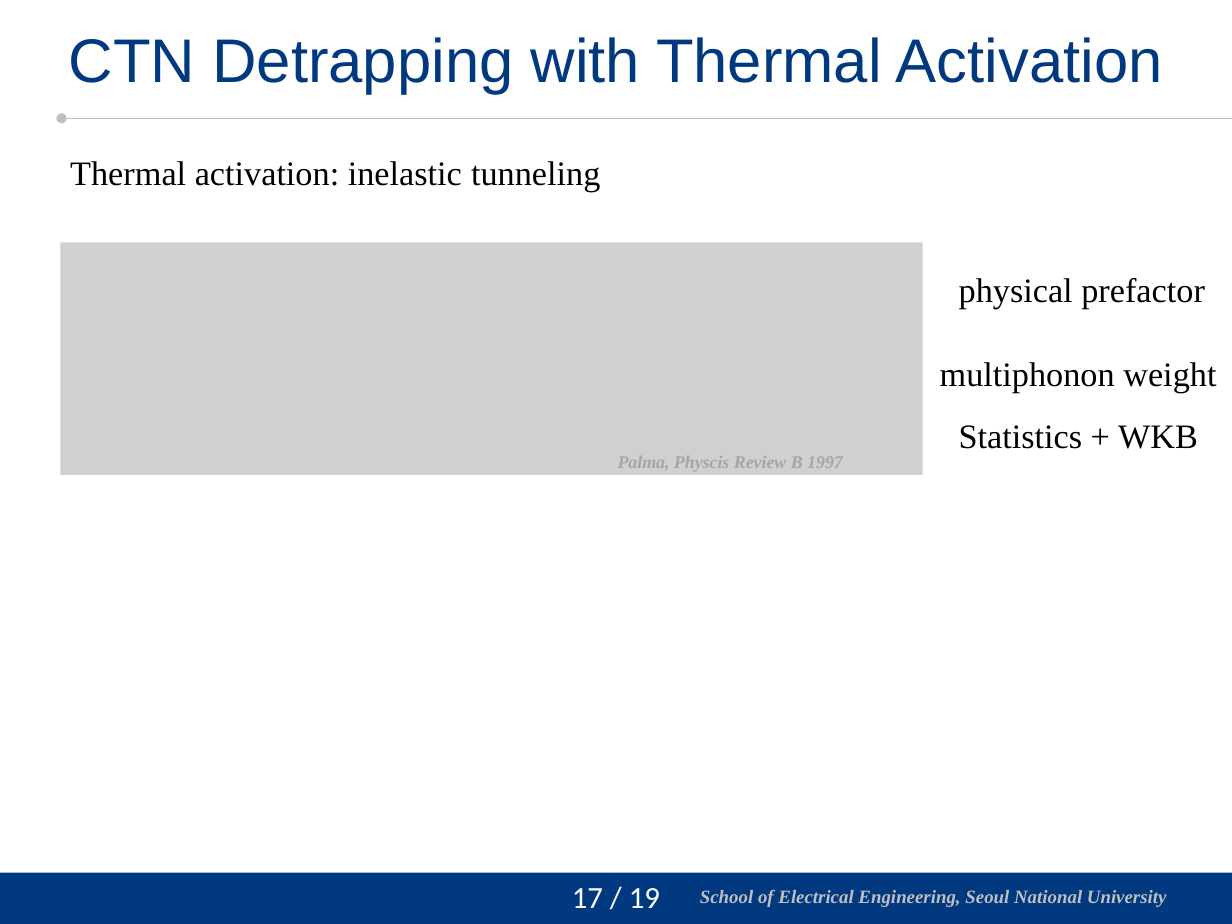
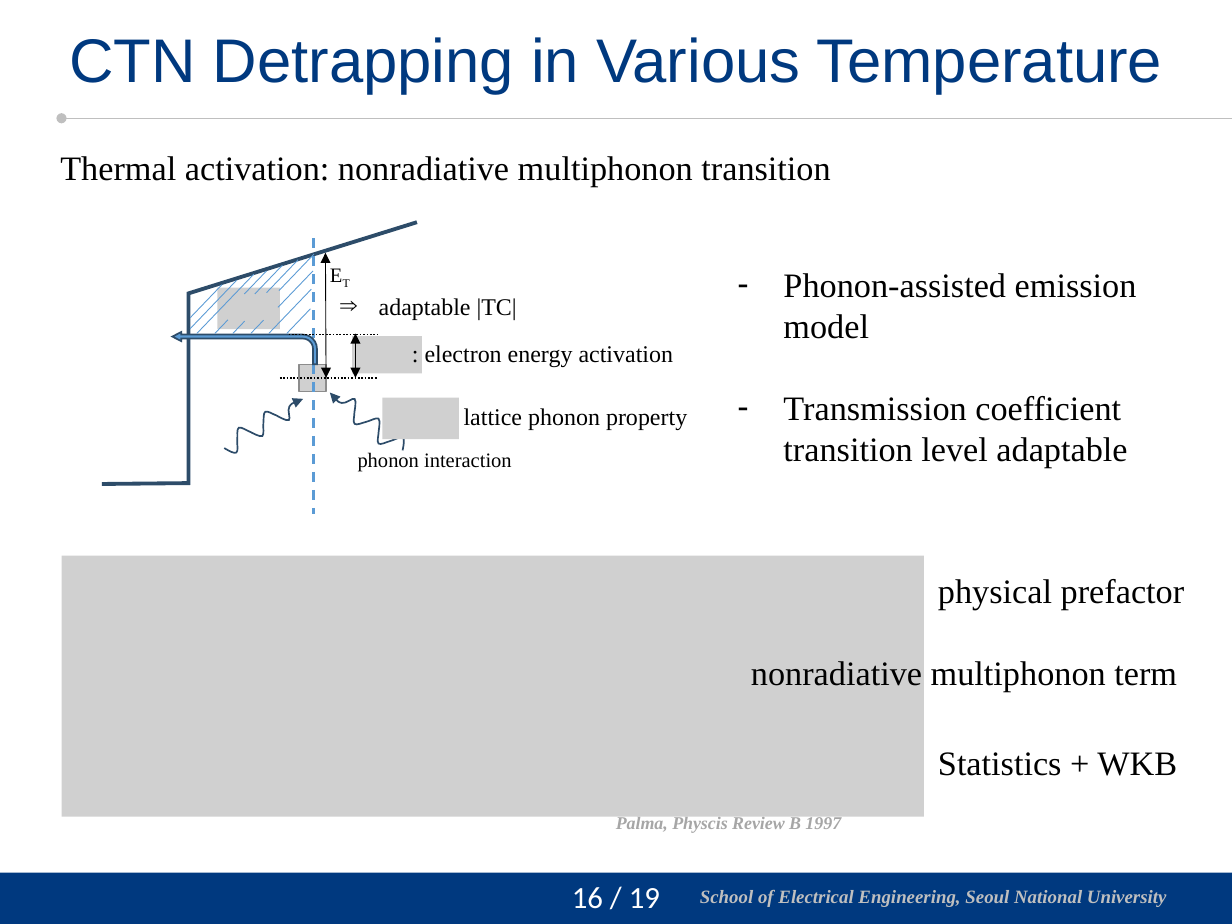
Before and after one commit to vectorcont62-dev/Graduation-SNU-MS, a slide deck: slide 17 of 진명 석사졸업 연구 정리 - 피드백 반영.pptx (slide 18 before the commit). Drawn at 1232x924 pixels with LibreOffice and Linux fonts; fonts in the diff are those of the drawing; grey boxes stand for pictures; background and template pictures are left out. Boxes give left, top, right and bottom in pixels: in the first picture for what was removed or moved away, otherwise in the second. Text is boxed around its words. In the diff, an @@ line names an element or a change of style, - is before the commit and + after.

Commit message:
Phonon assisted model added, presentation all edited

```diff
--- a/진명 석사졸업 연구 정리 - 피드백 반영.pptx
+++ b/진명 석사졸업 연구 정리 - 피드백 반영.pptx
@@ title at (69,37,1162,93): text changed @@
-CTN Detrapping with Thermal Activation
+CTN Detrapping in Various Temperature
@@ text at (60,156,830,187): text changed @@
-Thermal activation: inelastic tunneling
+Thermal activation: nonradiative multiphonon transition
@@ picture removed at (60,243,923,476) @@
@@ group added at (102,222,687,515): 16 lines, 5 texts, 4 pictures, 3 freeform shapes, 2 double arrows, 1 bent arrow @@
+phonon interaction
+: lattice phonon property
+ET
+: electron energy activation
+⇒ adaptable |TC|
@@ text added at (783,273,1137,468), 20 pt, text #000000 @@
+– Phonon-assisted emission model
+– Transmission coefficient transition level adaptable
@@ text removed at (940,362,1216,393) @@
-multiphonon weight
@@ picture added at (62,556,924,817) @@
@@ text "physical prefactor": place and size @@
-text "physical prefactor" at (959,278,1205,309)
+text "physical prefactor" at (938,579,1185,610)
@@ text "physical prefactor" at (938,579,1185,610): alignment left to right @@
@@ text added at (751,661,1177,692), 20 pt, text #000000 @@
+nonradiative multiphonon term
@@ text "Statistics + WKB" at (938,752,1177,776): alignment left to right @@
@@ text "Statistics + WKB": place and size @@
-text "Statistics + WKB" at (959,425,1198,449)
+text "Statistics + WKB" at (938,752,1177,776)
@@ text "Palma, Physcis Review B 1997" rewrapped from (618,456,843,468) to (616,815,841,833) @@
@@ page number at (572,887,660,909): text changed @@
-17 / 19
+16 / 19
```
Also in this commit, not shown: 6 other slides changed, 1 slide added, 1 slide removed, 1 other file.
